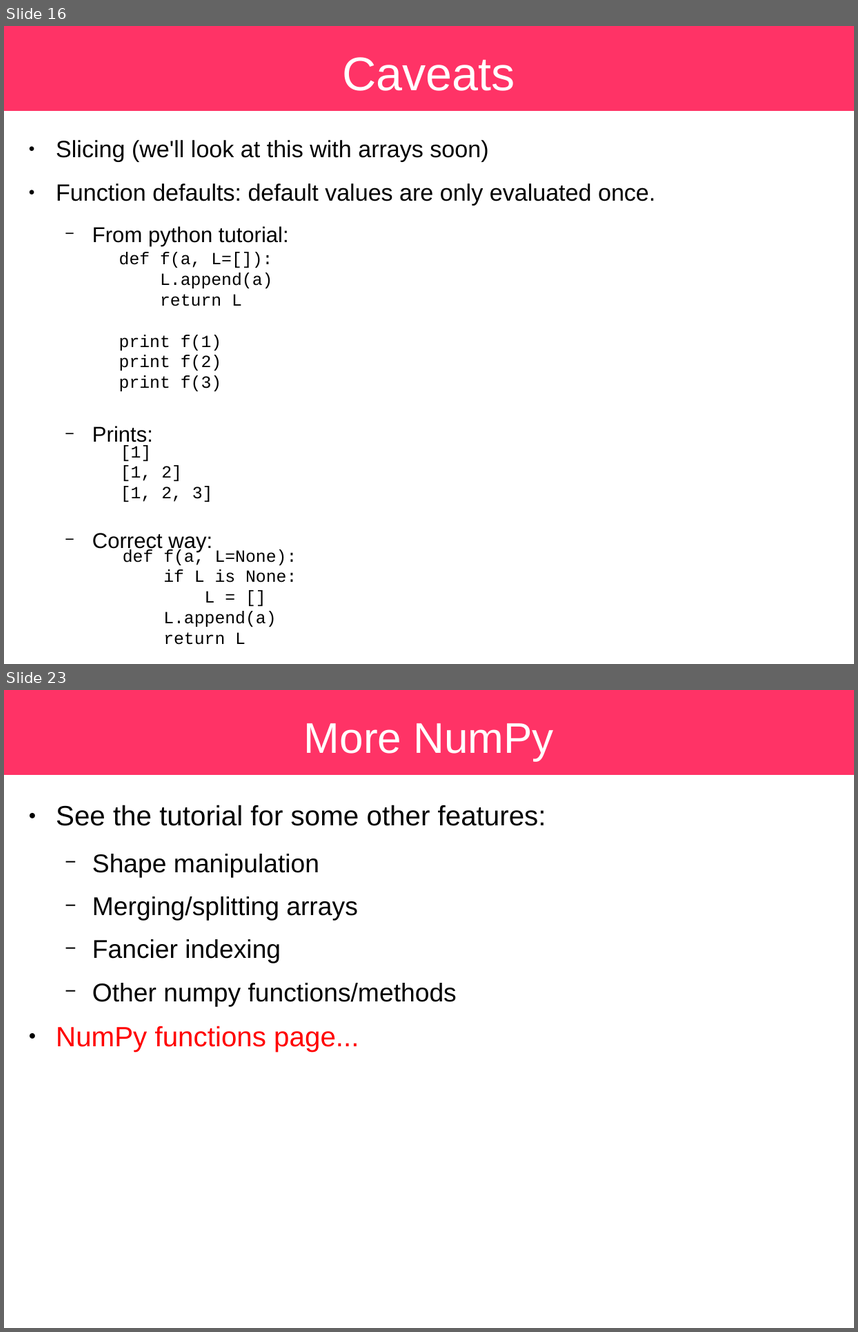
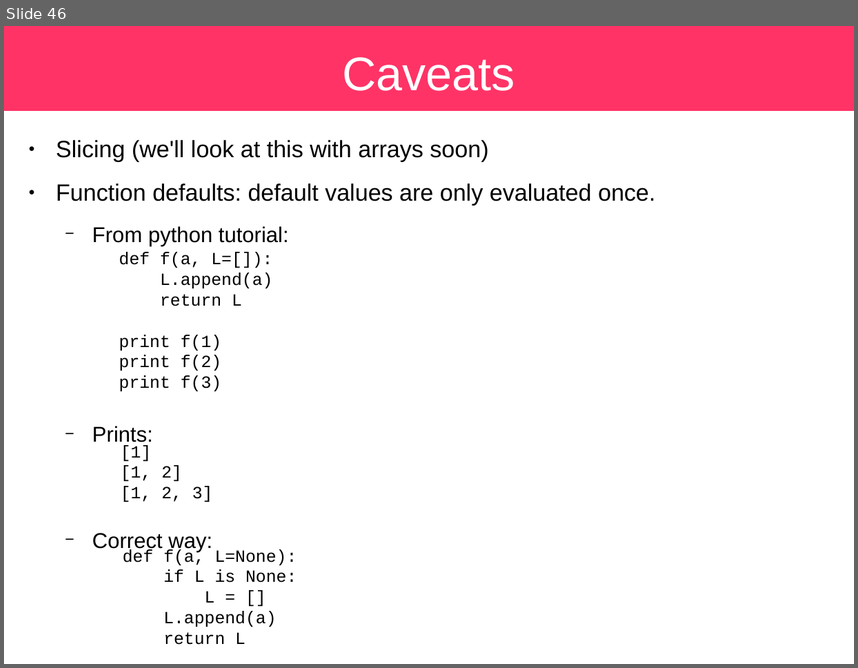
Before and after one commit to sbu-python-class/python-science, a slide deck: lectures/01-python/python.odp. Shown one above the other, each under a label of ours: slides 16 and 23 before the commit, slide 46 after it; the slides between them are not shown. The pictures are 858x1332 and 858x668 pixels, drawn with LibreOffice and Linux fonts; fonts in the diff are those of the drawing. Boxes give left, top, right and bottom in pixels: in the first picture for what was removed or moved away, otherwise in the second. Text is boxed around its words. In the diff, an @@ line names an element or a change of style, - is before the commit and + after.

```diff
--- a/lectures/01-python/python.odp
+++ b/lectures/01-python/python.odp
@@ slide 23 removed at (4, 690, 854, 1328), background #FFFFFF; not listed: 1 template element that a slide beside it also shows @@
@@ title removed at (304, 723, 553, 760) @@
-More NumPy
@@ text removed at (56, 805, 546, 1052) @@
-● See the tutorial for some other features:
-  − Shape manipulation
-  − Merging/splitting arrays
-  − Fancier indexing
-  − Other numpy functions/methods
-● NumPy functions page...
@@ what was slide 16 is now slide 46 @@
```
Also in this commit, not shown: 31 slides added, 11 other slides removed, 1 other file.
